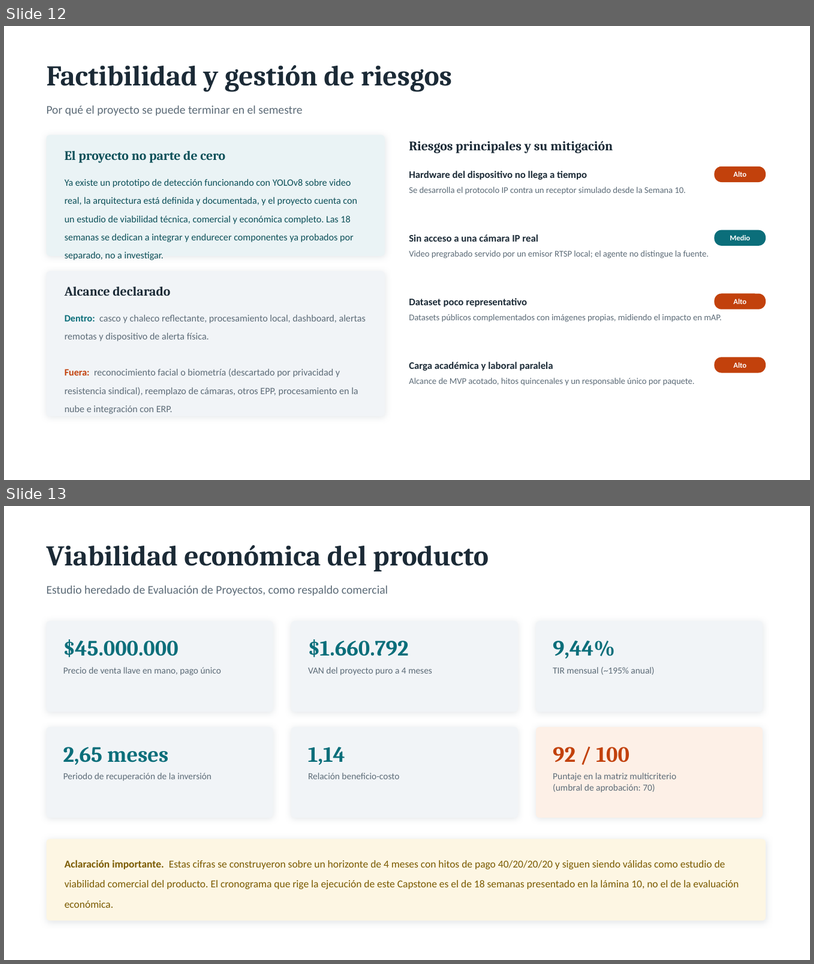
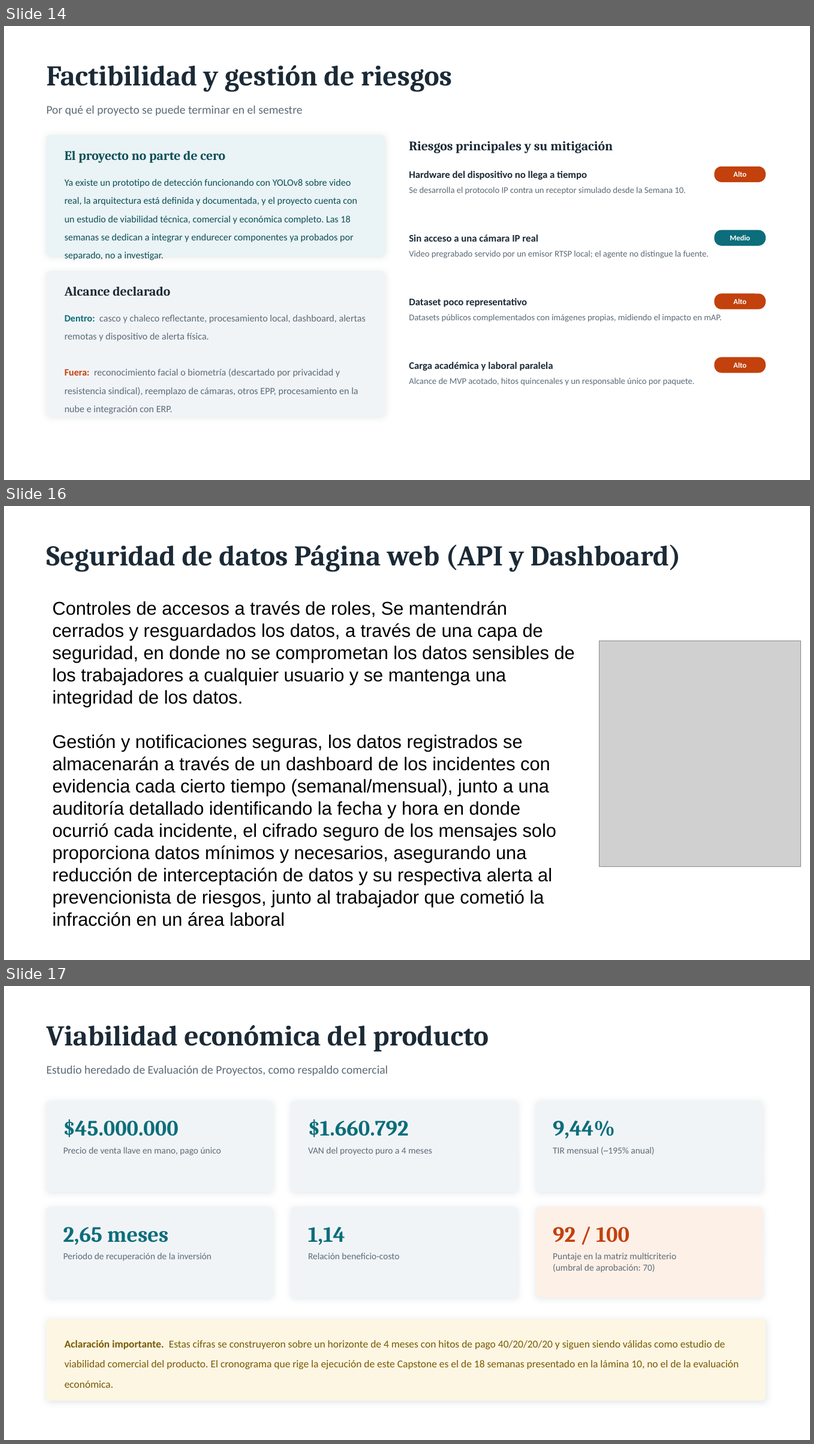
Before and after one commit to lonelystar16/AV_AldoMartinez802D_Equipo1, a slide deck: Fase 1/Evidencias Grupales/Presentación Proyecto.pptx. Shown one above the other, each under a label of ours: slides 12 and 13 before the commit, slides 14, 16 and 17 after it; the slides between them are not shown. The pictures are 814x964 and 814x1444 pixels, drawn with LibreOffice and Linux fonts; fonts in the diff are those of the drawing; grey boxes stand for pictures. Boxes give left, top, right and bottom in pixels: in the first picture for what was removed or moved away, otherwise in the second. Text is boxed around its words. In the diff, an @@ line names an element or a change of style, - is before the commit and + after.

```diff
--- a/Fase 1/Evidencias Grupales/Presentación Proyecto.pptx
+++ b/Fase 1/Evidencias Grupales/Presentación Proyecto.pptx
@@ slide 16 added at (4, 506, 810, 960), background #FFFFFF @@
@@ text added at (47, 544, 681, 572), 34 pt, text #1B2A36, bold @@
+Seguridad de datos Página web (API y Dashboard)
@@ text added at (53, 601, 575, 926), 22 pt, text #000000 @@
+Controles de accesos a través de roles, Se mantendrán cerrados y resguardados los datos, a través de una capa de seguridad, en donde no se comprometan los datos sensibles de los trabajadores a cualquier usuario y se mantenga una integridad de los datos.
+Gestión y notificaciones seguras, los datos registrados se almacenarán a través de un dashboard de los incidentes con evidencia cada cierto tiempo (semanal/mensual), junto a una auditoría detallado identificando la fecha y hora en donde ocurrió cada incidente, el cifrado seguro de los mensajes solo proporciona datos mínimos y necesarios, asegurando una reducción de interceptación de datos y su respectiva alerta al prevencionista de riesgos, junto al trabajador que cometió la infracción en un área laboral
@@ picture added at (600, 641, 801, 867) @@
@@ what was slide 12 is now slide 14 @@
@@ what was slide 13 is now slide 17 @@
```
Also in this commit, not shown: 3 other slides added, 1 other file.
